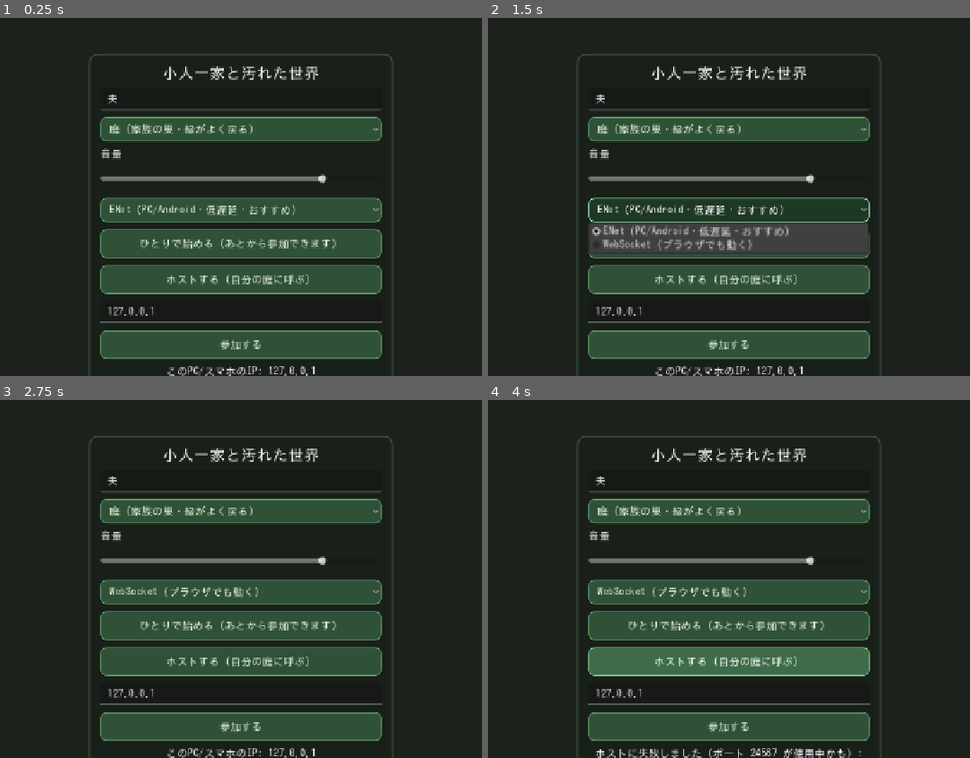
Above: before the commit, frames 1-4 (two rows, left to right).
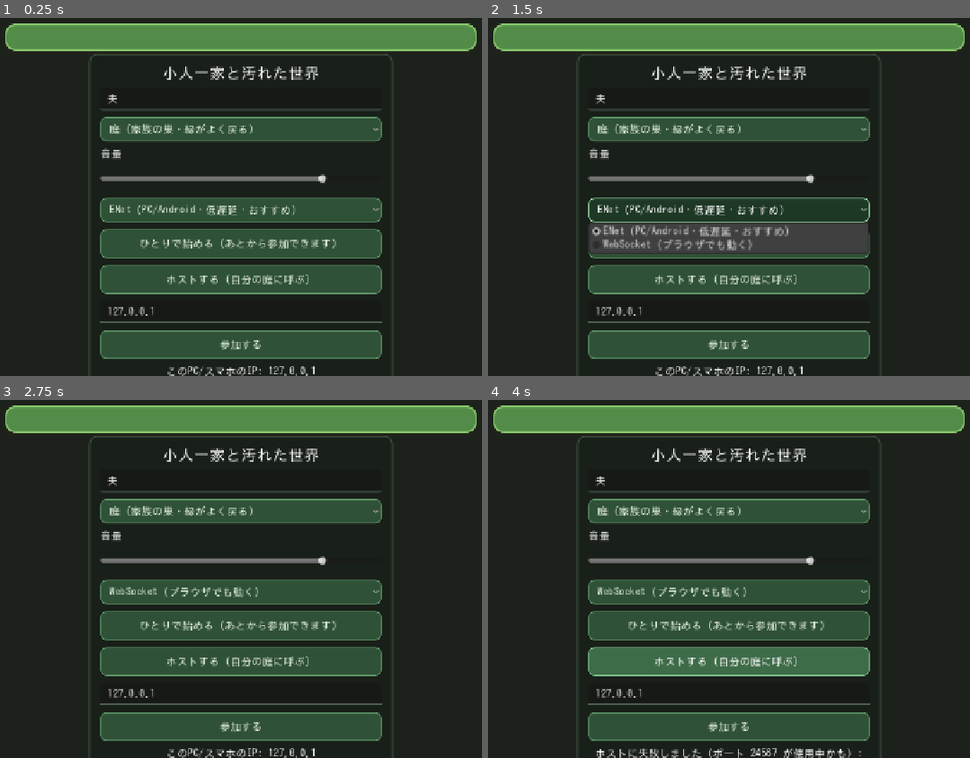
Above: after the commit, the same moments.

Repository: amami-cell/susabiyu-ig-auto
Game: Godot game, scene res://scenes/main.tscn
Two runs of this game, one before a commit and one after it. Both use one fixed random seed, a clock stepped at 60 frames per second and the inputs below.
Inputs:
- Up to frame 1 (0.25 s): no input
- Up to frame 2 (1.5 s): click "庭（家族の巣・緑がよく戻る）" at 0.5 s; click "ENet（PC/Android・低遅延・おすすめ）" at 1.25 s
- Up to frame 3 (2.75 s): click "ひとりで始める（あとから参加できます）" at 2 s
- Up to frame 4 (4 s): click "WebSocket（ブラウザでも動く）" at 2.75 s; click "ホストする（自分の庭に呼ぶ）" at 3.5 s

The runs differ from the first frame. In frame 1, 7.5% of the frame differs, in the area x 1-99%, y 1-10%; in frame 2, 7.5%; in frame 3, 7.5%; in frame 4, 7.5%.

Commit message:
UIを絵本テイストにデザインし直す（HUD・ボタン・会話ボックス）
- UIKit(scenes/ui/ui_kit.gd)を追加：クリーム地・こげ茶文字・やわらかい緑/桃、角丸・影・
  アイコンの共通スタイル（パネル/バー/ボタン/ラベル）。
- HUD：みどり回復メーターを🌱付き緑パネル＋角丸バーに。HP/レベルも角丸バー＋背面パネル。
- 操作ボタン：ぷにっと角丸＋アイコン（🧹きれいに/✊つかむ/⤴ジャンプ）、色分け・押下で沈む。
- 会話ボックス：暗い箱→クリームの絵本パネル＋「おはなし」名札＋こげ茶文字＋緑ヒント。
  目的表示は緑のピル。会話中は操作ボタン/HPを隠して重なりを防止。
- selftest OK。

Co-Authored-By: Claude Opus 4.8 <noreply@anthropic.com>
Claude-Session: https://claude.ai/code/session_01Vw7YN8y4ArxBhwqv8CY4gx

Diff:
--- a/kobito-3d/scenes/ui/hud.gd
+++ b/kobito-3d/scenes/ui/hud.gd
@@ -20,9 +20,48 @@
 	WorldState.notice.connect(_on_notice)
 	Net.roster_changed.connect(_on_roster)
 	Net.status_changed.connect(_on_notice)
+	_skin()
 	_on_recovery(WorldState.recovery)
 	_on_roster()
 	_notice.modulate.a = 0.0
+
+
+## 素っぽいデフォルトUIを絵本テイストに整える。
+func _skin() -> void:
+	# 回復メーター（左上）＝一番の主役。緑バー＋芽アイコン＋パネル。
+	UIKit.style_label(_recovery_label, 22, Color(1, 1, 1), 5, Color(0.16, 0.3, 0.18, 0.95))
+	UIKit.style_bar(_recovery_bar, UIKit.GREEN)
+	_recovery_bar.custom_minimum_size.y = 26
+	_panel_behind($Top, Color(0.36, 0.5, 0.33, 0.5), UIKit.GREEN_DK, 16)
+	# HP・レベル（左下）
+	UIKit.style_label(_level_label, 18, Color(1, 1, 1), 4, Color(0.3, 0.18, 0.18, 0.95))
+	UIKit.style_bar(_hp_bar, UIKit.PINK)
+	_hp_bar.custom_minimum_size.y = 18
+	var hp_panel := _panel_behind($Bottom, Color(0.42, 0.32, 0.33, 0.46), UIKit.PINK.darkened(0.25), 14)
+	hp_panel.add_to_group("play_ui_extra")   # 会話中は $Bottom と一緒に隠す
+	# 名簿・お知らせ
+	UIKit.style_label(_roster, 18, Color(1, 1, 1), 4, Color(0.2, 0.2, 0.2, 0.9))
+	UIKit.style_label(_notice, 26, Color(1, 1, 0.9), 8, Color(0.1, 0.15, 0.1))
+
+
+## 対象コントロールと同じ位置に、少し大きめの角丸パネルを“背面”に敷く。
+func _panel_behind(target: Control, bg: Color, border: Color, radius: int) -> Panel:
+	var p := Panel.new()
+	p.anchor_left = target.anchor_left
+	p.anchor_top = target.anchor_top
+	p.anchor_right = target.anchor_right
+	p.anchor_bottom = target.anchor_bottom
+	p.offset_left = target.offset_left - 14
+	p.offset_top = target.offset_top - 10
+	p.offset_right = target.offset_right + 14
+	p.offset_bottom = target.offset_bottom + 10
+	p.grow_horizontal = target.grow_horizontal
+	p.grow_vertical = target.grow_vertical
+	p.add_theme_stylebox_override("panel", UIKit.panel(bg, border, radius, 3, 0))
+	p.mouse_filter = Control.MOUSE_FILTER_IGNORE
+	add_child(p)
+	move_child(p, 0)
+	return p
 
 
 func _process(_delta: float) -> void:
@@ -47,7 +86,7 @@
 
 func _on_recovery(value: float) -> void:
 	_recovery_bar.value = value * 100.0
-	_recovery_label.text = "環境回復度　%d%%" % int(round(value * 100.0))
+	_recovery_label.text = "🌱 みどり回復　%d%%" % int(round(value * 100.0))
 
 
 func _on_roster() -> void:
--- a/kobito-3d/scenes/ui/story_ui.gd
+++ b/kobito-3d/scenes/ui/story_ui.gd
@@ -37,14 +37,13 @@
 	_obj.anchor_right = 1.0
 	_obj.anchor_top = 0.0
 	_obj.anchor_bottom = 0.0
-	_obj.offset_left = 0.0
-	_obj.offset_right = 0.0
-	_obj.offset_top = 96.0
+	_obj.offset_left = 220.0
+	_obj.offset_right = -220.0
+	_obj.offset_top = 92.0
 	_obj.offset_bottom = 140.0
-	_obj.add_theme_font_size_override("font_size", 26)
-	_obj.add_theme_color_override("font_color", Color(1, 1, 0.85))
-	_obj.add_theme_color_override("font_outline_color", Color(0.05, 0.1, 0.05))
-	_obj.add_theme_constant_override("outline_size", 8)
+	_obj.vertical_alignment = VERTICAL_ALIGNMENT_CENTER
+	_obj.add_theme_stylebox_override("normal", UIKit.panel(Color(0.34, 0.58, 0.3, 0.92), UIKit.GREEN, 18, 3, 10))
+	UIKit.style_label(_obj, 24, Color(1, 1, 1), 4, Color(0.12, 0.24, 0.14, 0.95))
 	_obj.mouse_filter = Control.MOUSE_FILTER_IGNORE
 	add_child(_obj)
 
@@ -57,15 +56,18 @@
 	_box.offset_right = -24
 	_box.offset_top = -196
 	_box.offset_bottom = -24
-	var sb := StyleBoxFlat.new()
-	sb.bg_color = Color(0.05, 0.08, 0.06, 0.82)
-	sb.set_corner_radius_all(16)
-	sb.set_content_margin_all(18)
-	sb.border_color = Color(0.6, 0.9, 0.7, 0.5)
-	sb.set_border_width_all(2)
-	_box.add_theme_stylebox_override("panel", sb)
+	_box.add_theme_stylebox_override("panel", UIKit.panel(UIKit.CREAM, UIKit.GREEN, 22, 4, 20))
 	_box.visible = false
 	add_child(_box)
+
+	# 会話ボックスの左上に“おはなし”の名札
+	var tag := Label.new()
+	tag.text = "  おはなし  "
+	tag.add_theme_stylebox_override("normal", UIKit.panel(UIKit.GREEN_DK, UIKit.GREEN, 12, 0, 6))
+	UIKit.style_label(tag, 18, Color(1, 1, 1))
+	tag.position = Vector2(14, -16)
+	tag.mouse_filter = Control.MOUSE_FILTER_IGNORE
+	_box.add_child(tag)
 
 	# タップ受けは会話ボックスの範囲だけ（画面中央〜左の移動操作は邪魔しない）
 	_catch = Button.new()
@@ -87,20 +89,19 @@
 	_text.autowrap_mode = TextServer.AUTOWRAP_WORD_SMART
 	_text.vertical_alignment = VERTICAL_ALIGNMENT_CENTER
 	_text.add_theme_font_size_override("font_size", 28)
-	_text.add_theme_color_override("font_color", Color(1, 1, 1))
+	_text.add_theme_color_override("font_color", UIKit.INK)
 	_text.mouse_filter = Control.MOUSE_FILTER_IGNORE
 	_box.add_child(_text)
 
 	_hint = Label.new()
-	_hint.text = "▶ タップでつぎへ"
+	_hint.text = "タップで つぎへ ▶"
 	_hint.set_anchors_preset(Control.PRESET_BOTTOM_RIGHT)
-	_hint.offset_left = -220
+	_hint.offset_left = -240
 	_hint.offset_top = -34
 	_hint.offset_right = -16
 	_hint.offset_bottom = -8
 	_hint.horizontal_alignment = HORIZONTAL_ALIGNMENT_RIGHT
-	_hint.add_theme_font_size_override("font_size", 18)
-	_hint.add_theme_color_override("font_color", Color(0.7, 0.95, 0.8))
+	UIKit.style_label(_hint, 18, UIKit.GREEN_DK)
 	_hint.mouse_filter = Control.MOUSE_FILTER_IGNORE
 	_box.add_child(_hint)
 
@@ -135,7 +136,17 @@
 		return
 	_box.visible = true
 	_catch.visible = true
+	_set_play_ui(false)   # お話中は操作ボタン等を隠して重なりを防ぐ
 	_show_line()
+
+
+## 会話中だけ、操作ボタン・HP等のプレイUIを隠す（会話ボックスと重ならないように）。
+func _set_play_ui(vis: bool) -> void:
+	for path in ["../TouchPad/Buttons", "../Hud/Bottom"]:
+		var n := get_node_or_null(path)
+		if n != null:
+			n.visible = vis
+	get_tree().call_group("play_ui_extra", "set_visible", vis)
 
 
 func _show_line() -> void:
@@ -157,6 +168,7 @@
 func _hide_box() -> void:
 	_box.visible = false
 	_catch.visible = false
+	_set_play_ui(true)
 
 
 func show_banner(text: String) -> void:
--- a/kobito-3d/scenes/ui/touch_pad.gd
+++ b/kobito-3d/scenes/ui/touch_pad.gd
@@ -31,6 +31,24 @@
 	_bind_button($Buttons/BtnAttack, "act_attack")
 	_bind_button($Buttons/BtnGrab, "act_grab")
 	_bind_button($Buttons/BtnJump, "act_jump")
+	_skin_buttons()
+
+
+## ボタンを絵本テイスト（ぷにっと角丸・アイコン付き）に整える。
+func _skin_buttons() -> void:
+	var a: Button = $Buttons/BtnAttack
+	var g: Button = $Buttons/BtnGrab
+	var j: Button = $Buttons/BtnJump
+	a.text = "🧹\nきれいに"
+	g.text = "✊\nつかむ"
+	j.text = "⤴\nジャンプ"
+	UIKit.style_button(a, UIKit.GREEN, UIKit.GREEN_DK)
+	UIKit.style_button(g, UIKit.GOLD, Color(0.82, 0.6, 0.24))
+	UIKit.style_button(j, Color(0.62, 0.8, 1.0), Color(0.42, 0.6, 0.9))
+	for b in [a, g, j]:
+		b.custom_minimum_size = Vector2(124, 124)
+		b.autowrap_mode = TextServer.AUTOWRAP_OFF
+		b.add_theme_constant_override("outline_size", 0)
 
 
 func _bind_button(btn: BaseButton, action: String) -> void:
--- /dev/null
+++ b/kobito-3d/scenes/ui/ui_kit.gd
@@ -0,0 +1,74 @@
+extends RefCounted
+class_name UIKit
+## 全UI共通の“絵本テイスト”スタイル。クリーム地・こげ茶文字・やわらかい緑/桃のアクセント、
+## 角丸・影・アイコンで、素っぽいデフォルトUIを可愛く整える。各UIから呼んで適用する。
+
+const CREAM := Color(0.99, 0.96, 0.89, 0.96)   # パネル地（生成り）
+const CREAM_SOLID := Color(0.99, 0.96, 0.89)
+const INK := Color(0.32, 0.25, 0.18)           # 文字（こげ茶）
+const INK_SOFT := Color(0.45, 0.38, 0.3)
+const GREEN := Color(0.53, 0.78, 0.42)         # 回復＝みどり
+const GREEN_DK := Color(0.34, 0.58, 0.3)
+const PINK := Color(0.97, 0.53, 0.58)          # HP
+const GOLD := Color(1.0, 0.82, 0.42)
+const SHADOW := Color(0.2, 0.16, 0.1, 0.28)
+
+
+static func panel(bg: Color, border: Color, radius: int = 18, bw: int = 3, pad: int = 14) -> StyleBoxFlat:
+	var s := StyleBoxFlat.new()
+	s.bg_color = bg
+	s.set_corner_radius_all(radius)
+	s.set_border_width_all(bw)
+	s.border_color = border
+	s.set_content_margin_all(pad)
+	s.shadow_color = SHADOW
+	s.shadow_size = 6
+	s.shadow_offset = Vector2(0, 3)
+	return s
+
+
+static func bar_bg() -> StyleBoxFlat:
+	var s := StyleBoxFlat.new()
+	s.bg_color = Color(0.24, 0.2, 0.16, 0.55)
+	s.set_corner_radius_all(12)
+	s.set_border_width_all(2)
+	s.border_color = Color(1, 1, 1, 0.25)
+	return s
+
+
+static func bar_fill(c: Color) -> StyleBoxFlat:
+	var s := StyleBoxFlat.new()
+	s.bg_color = c
+	s.set_corner_radius_all(12)
+	return s
+
+
+static func style_bar(bar: ProgressBar, fill: Color) -> void:
+	bar.add_theme_stylebox_override("background", bar_bg())
+	bar.add_theme_stylebox_override("fill", bar_fill(fill))
+
+
+## ボタンを“ぷにっと角丸”に。押すと少し沈む色。アイコン＋文字。
+static func style_button(btn: Button, bg: Color, border: Color) -> void:
+	var n := panel(bg, border, 26, 3, 8)
+	n.shadow_size = 8
+	var h := panel(bg.lightened(0.06), border, 26, 3, 8)
+	var p := panel(bg.darkened(0.14), border.darkened(0.1), 26, 3, 8)
+	p.shadow_size = 2
+	p.shadow_offset = Vector2(0, 1)
+	btn.add_theme_stylebox_override("normal", n)
+	btn.add_theme_stylebox_override("hover", h)
+	btn.add_theme_stylebox_override("pressed", p)
+	btn.add_theme_stylebox_override("focus", n)
+	btn.add_theme_color_override("font_color", INK)
+	btn.add_theme_color_override("font_pressed_color", INK)
+	btn.add_theme_color_override("font_hover_color", INK)
+	btn.add_theme_font_size_override("font_size", 22)
+
+
+static func style_label(l: Label, size: int, color: Color = INK, outline: int = 0, ocol: Color = Color(1, 1, 1, 0.9)) -> void:
+	l.add_theme_font_size_override("font_size", size)
+	l.add_theme_color_override("font_color", color)
+	if outline > 0:
+		l.add_theme_constant_override("outline_size", outline)
+		l.add_theme_color_override("font_outline_color", ocol)
Not shown, added: kobito-3d/scenes/ui/ui_kit.gd.uid
